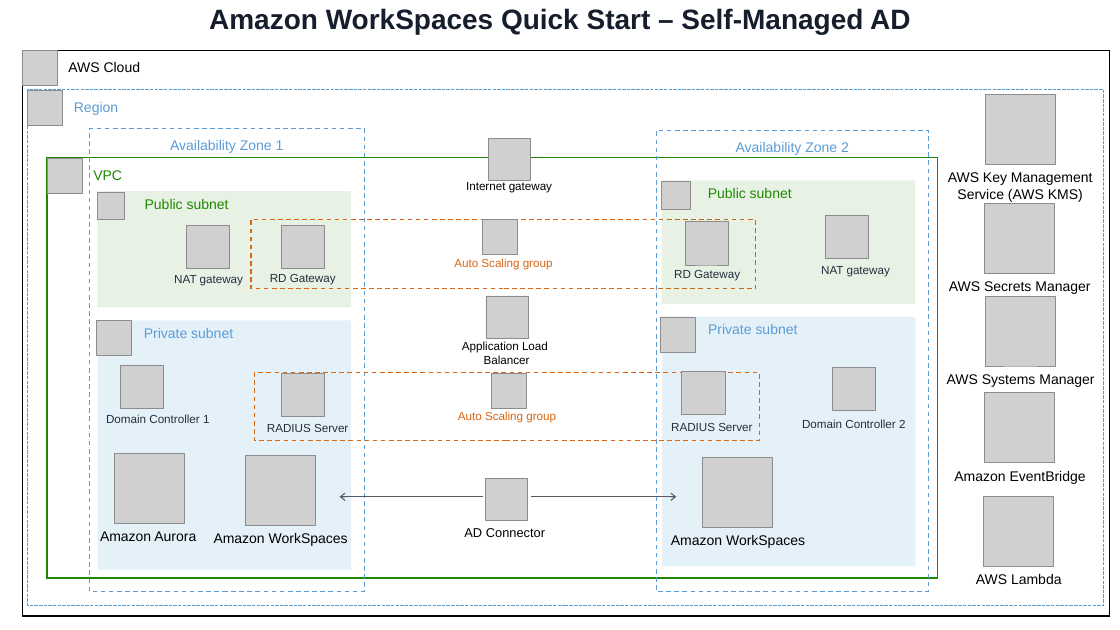
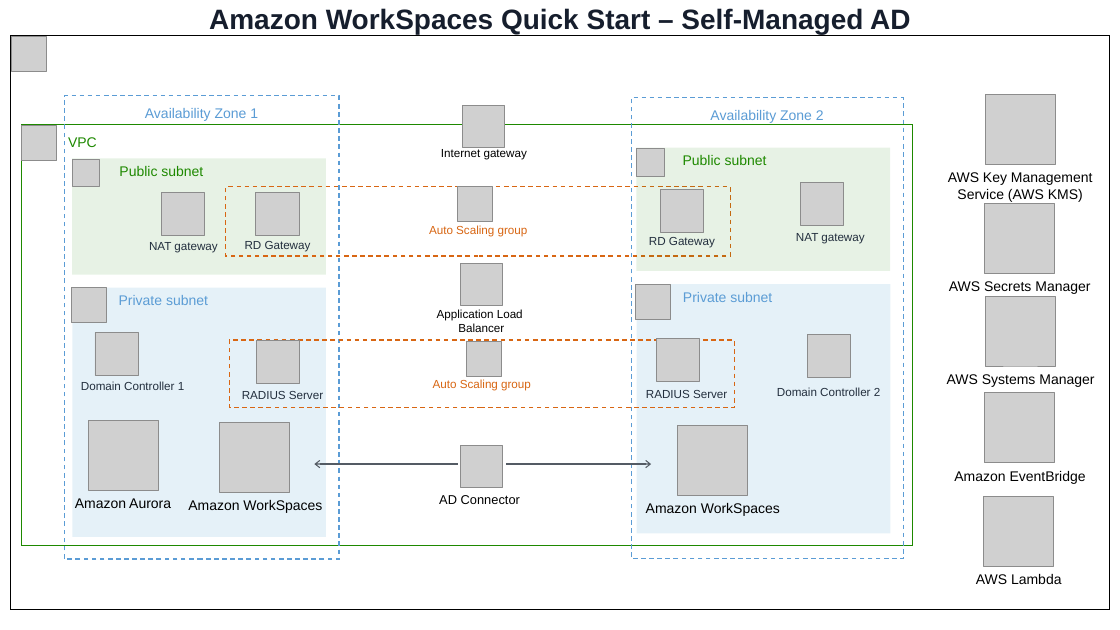
Before and after one commit to aws-quickstart/quickstart-freeradius-mfa-workspaces, a slide deck: slide 1 of docs/deployment_guide/images/Quick Start Ref. Arch.pptx. Drawn at 1120x630 pixels with LibreOffice and Linux fonts; fonts in the diff are those of the drawing; grey boxes stand for pictures. Boxes give left, top, right and bottom in pixels: in the first picture for what was removed or moved away, otherwise in the second. Text is boxed around its words. In the diff, an @@ line names an element or a change of style, - is before the commit and + after.

```diff
--- a/docs/deployment_guide/images/Quick Start Ref. Arch.pptx
+++ b/docs/deployment_guide/images/Quick Start Ref. Arch.pptx
@@ rectangle: place and size @@
-rectangle at (22,50,1109,617)
+rectangle at (10,36,1110,610)
@@ picture: place and size @@
-picture at (22,50,57,86)
+picture at (11,37,46,72)
@@ text in rectangle at (68,62,140,72): text removed @@
-AWS Cloud
@@ rectangle removed at (28,90,1104,606) @@
-Region
@@ picture removed at (28,91,63,126) @@
@@ 15 pictures, 11 texts, 8 rectangles, 2 arrows: place and size @@
-15 pictures, 11 texts, 8 rectangles, 2 arrows at (47,129,938,592)
+15 pictures, 11 texts, 8 rectangles, 2 arrows at (22,96,912,559)
@@ 6 pictures, 3 texts, 1 rectangle: place and size @@
-6 pictures, 3 texts, 1 rectangle at (97,181,905,541)
+6 pictures, 3 texts, 1 rectangle at (72,149,880,508)
```
Also in this commit, not shown: 2 other slides changed, 5 other files.
